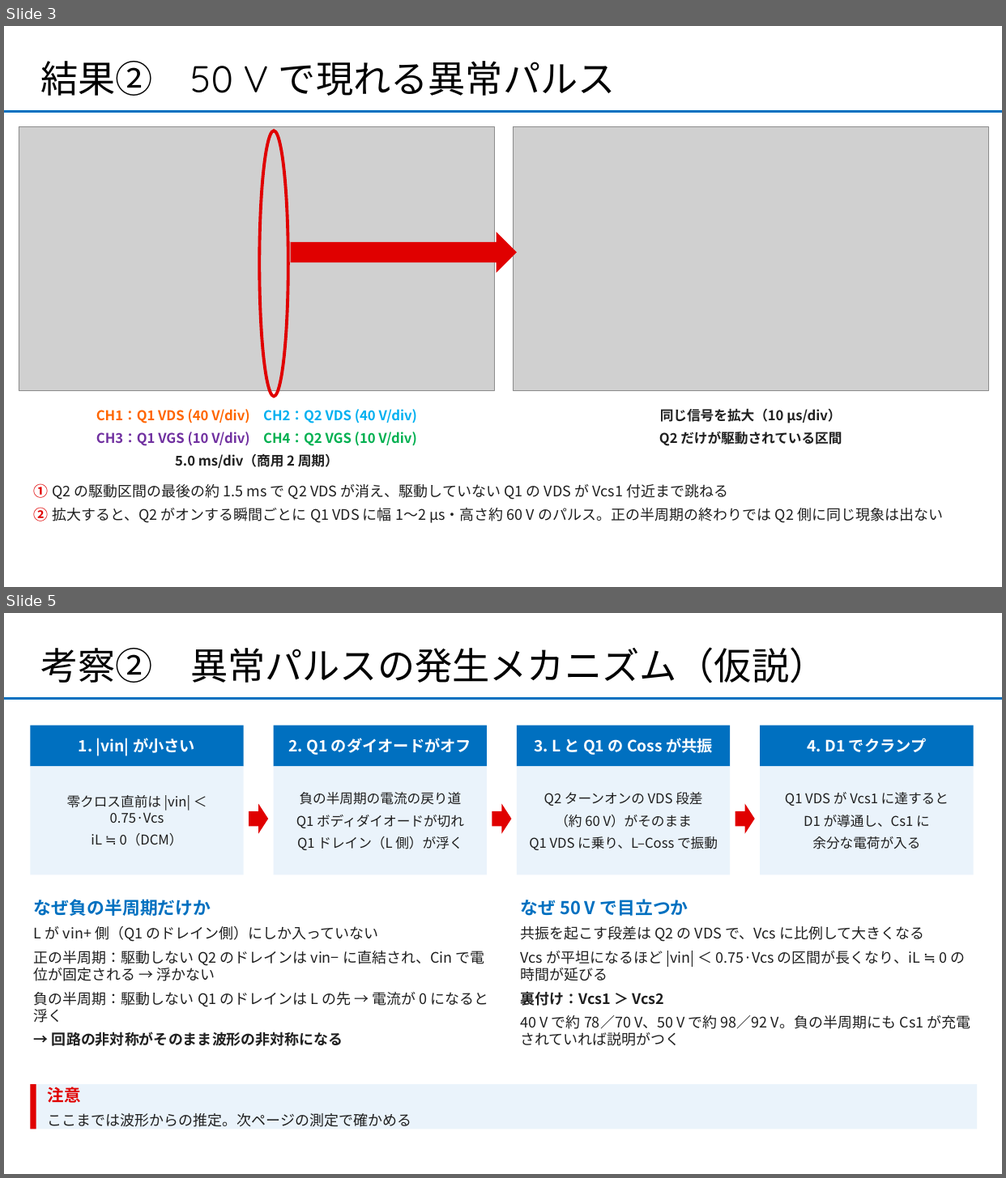
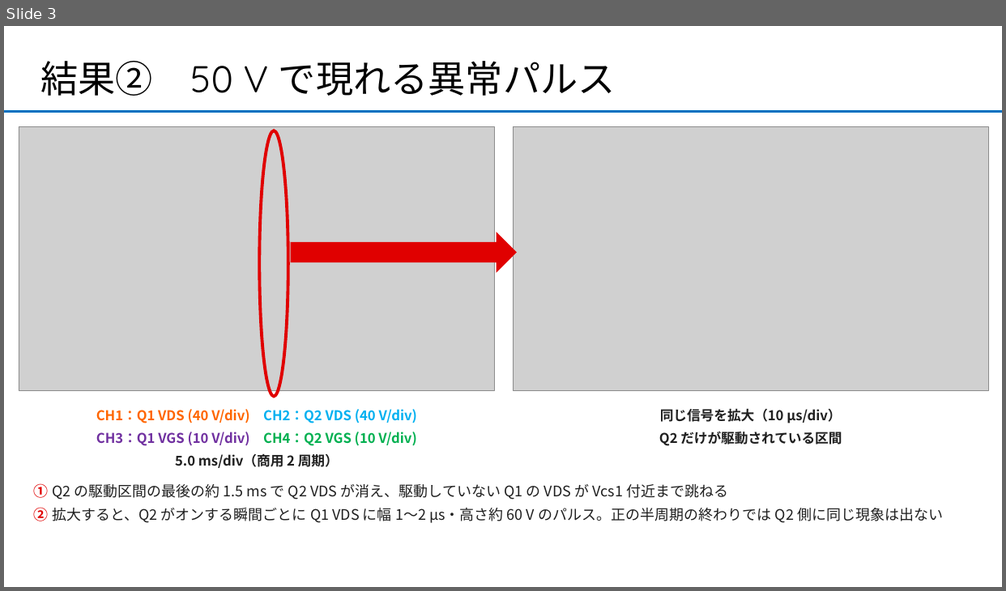
Before and after one commit to sena531/AI_reserch, a slide deck: experiments/50V波形考察_打ち合わせ.pptx. Shown one above the other, each under a label of ours: slides 3 and 5 before the commit, slide 3 after it; the slides between them are not shown. The pictures are 1006x1178 and 1006x591 pixels, drawn with LibreOffice and Linux fonts; fonts in the diff are those of the drawing; grey boxes stand for pictures. Boxes give left, top, right and bottom in pixels: in the first picture for what was removed or moved away, otherwise in the second. Text is boxed around its words. In the diff, an @@ line names an element or a change of style, - is before the commit and + after.

```diff
--- a/experiments/50V波形考察_打ち合わせ.pptx
+++ b/experiments/50V波形考察_打ち合わせ.pptx
@@ slide 5 removed at (4, 613, 1002, 1174), background #FFFFFF; not listed: 1 template element that a slide beside it also shows @@
@@ title removed at (40, 647, 826, 683) @@
-考察② 異常パルスの発生メカニズム（仮説）
@@ rectangle removed at (30, 726, 244, 766) @@
@@ rectangle removed at (274, 726, 487, 766) @@
@@ rectangle removed at (517, 726, 731, 766) @@
@@ rectangle removed at (760, 726, 974, 766) @@
@@ text removed at (79, 738, 195, 756) @@
-1. |vin| が小さい
@@ text removed at (288, 738, 471, 755) @@
-2. Q1 のダイオードがオフ
@@ text removed at (534, 738, 713, 755) @@
-3. L と Q1 の Coss が共振
@@ text removed at (807, 738, 927, 752) @@
-4. D1 でクランプ
@@ rectangle removed at (30, 766, 244, 875) @@
@@ rectangle removed at (274, 766, 487, 875) @@
@@ rectangle removed at (517, 766, 731, 875) @@
@@ rectangle removed at (760, 766, 974, 875) @@
@@ text removed at (67, 795, 190, 846) @@
-零クロス直前は |vin| ＜ 0.75·Vcs
-iL ≒ 0（DCM）
@@ right arrow removed at (249, 804, 268, 834) @@
@@ text removed at (296, 792, 464, 850) @@
-負の半周期の電流の戻り道
-Q1 ボディダイオードが切れ
-Q1 ドレイン（L 側）が浮く
@@ right arrow removed at (492, 804, 512, 834) @@
@@ text removed at (529, 792, 718, 850) @@
-Q2 ターンオンの VDS 段差
-（約 60 V）がそのまま
-Q1 VDS に乗り、L–Coss で振動
@@ right arrow removed at (735, 804, 755, 834) @@
@@ text removed at (785, 792, 948, 850) @@
-Q1 VDS が Vcs1 に達すると
-D1 が導通し、Cs1 に
-余分な電荷が入る
@@ text removed at (34, 899, 489, 1046) @@
-なぜ負の半周期だけか
-L が vin+ 側（Q1 のドレイン側）にしか入っていない
-正の半周期：駆動しない Q2 のドレインは vin− に直結され、Cin で電位が固定される → 浮かない
-負の半周期：駆動しない Q1 のドレインは L の先 → 電流が 0 になると浮く
-→ 回路の非対称がそのまま波形の非対称になる
@@ text removed at (521, 899, 971, 1046) @@
-なぜ 50 V で目立つか
-共振を起こす段差は Q2 の VDS で、Vcs に比例して大きくなる
-Vcs が平坦になるほど |vin| ＜ 0.75·Vcs の区間が長くなり、iL ≒ 0 の時間が延びる
-裏付け：Vcs1 ＞ Vcs2
-40 V で約 78／70 V、50 V で約 98／92 V。負の半周期にも Cs1 が充電されていれば説明がつく
@@ rectangle removed at (30, 1084, 978, 1130) @@
@@ rectangle removed at (30, 1084, 36, 1130) @@
@@ text removed at (48, 1087, 412, 1127) @@
-注意
-ここまでは波形からの推定。次ページの測定で確かめる
```
Also in this commit, not shown: 2 slides changed, 3 slides added.
